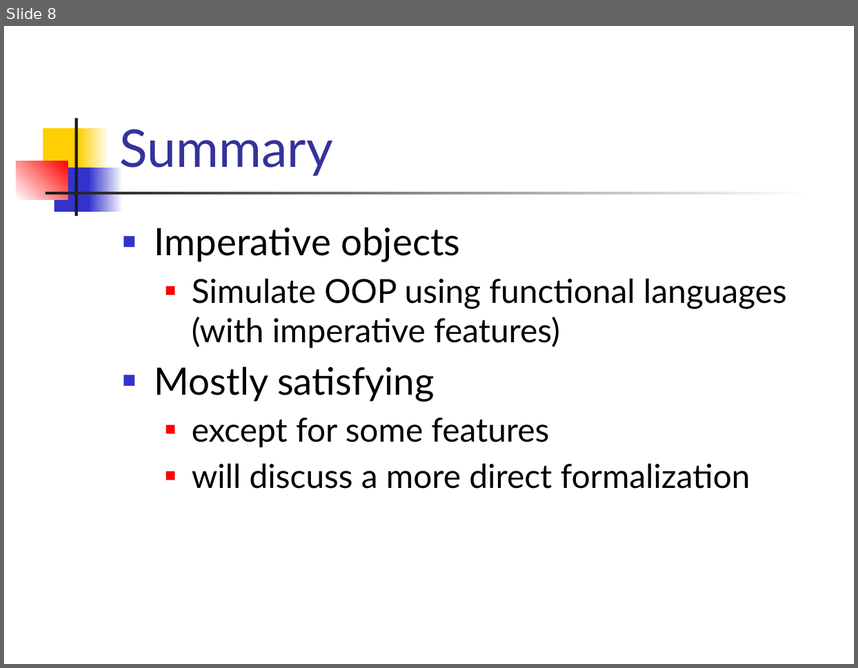
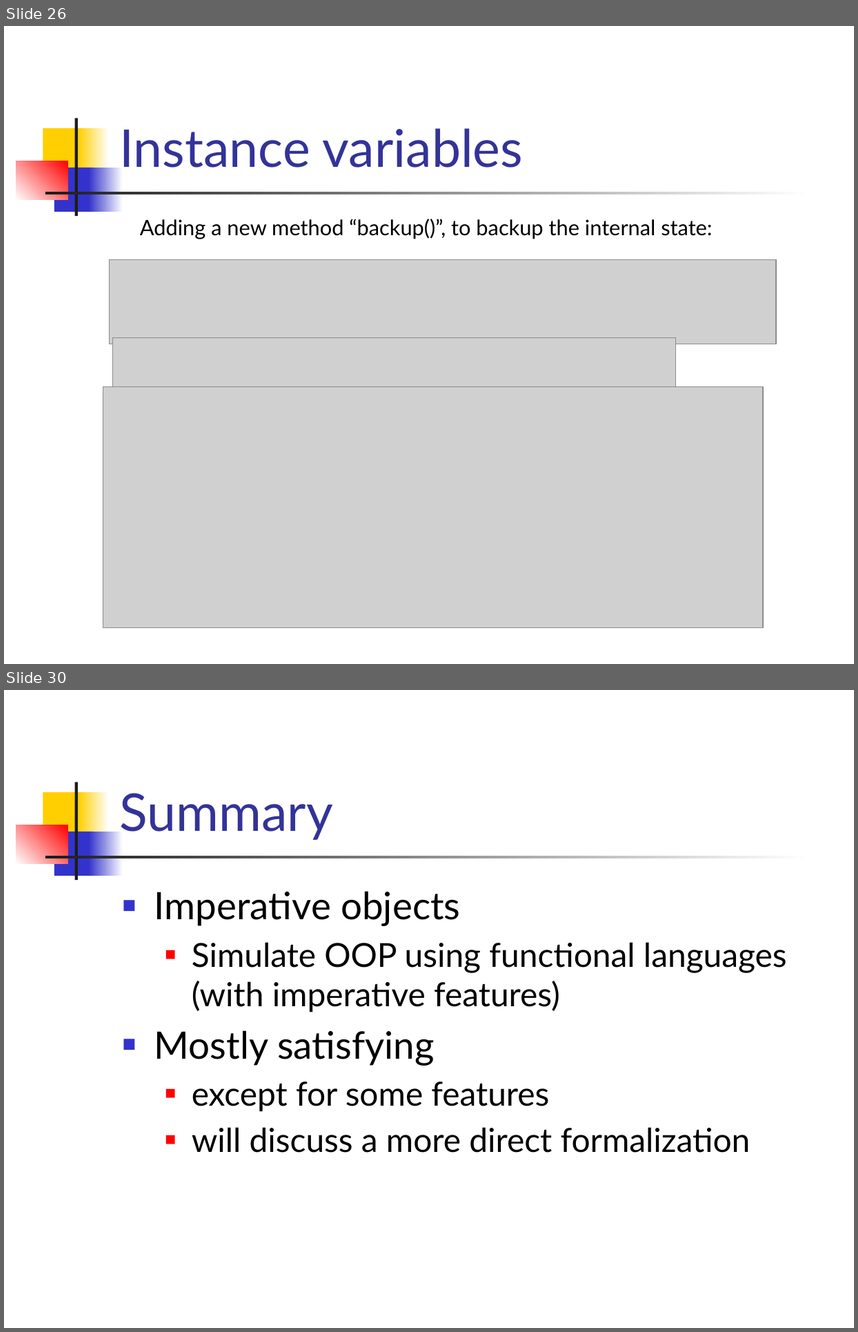
Before and after one commit to csslab-ustc/csslab-ustc.github.io, a slide deck: courses/popl/slides/lec15-imperative-objects.pptx. Shown one above the other, each under a label of ours: slide 8 before the commit, slides 26 and 30 after it; the slides between them are not shown. The pictures are 858x668 and 858x1332 pixels, drawn with LibreOffice and Linux fonts; fonts in the diff are those of the drawing; grey boxes stand for pictures. Boxes give left, top, right and bottom in pixels: in the first picture for what was removed or moved away, otherwise in the second. Text is boxed around its words. In the diff, an @@ line names an element or a change of style, - is before the commit and + after.

```diff
--- a/courses/popl/slides/lec15-imperative-objects.pptx
+++ b/courses/popl/slides/lec15-imperative-objects.pptx
@@ slide 26 added at bbox=[4, 26, 854, 664], background #FFFFFF; not listed: 7 template elements that a slide beside it also shows @@
@@ title added at bbox=[119, 128, 524, 167], 44 pt, text #333399 @@
+Instance variables
@@ text added at bbox=[140, 219, 712, 239], 18 pt, text #000000 @@
+Adding a new method “backup()”, to backup the internal state:
@@ picture added at bbox=[110, 260, 777, 344] @@
@@ picture added at bbox=[113, 338, 675, 396] @@
@@ picture added at bbox=[103, 386, 763, 627] @@
@@ what was slide 8 is now slide 30 @@
```
Also in this commit, not shown: 3 slides changed, 23 other slides added, 2 slides removed, 2 other files.
